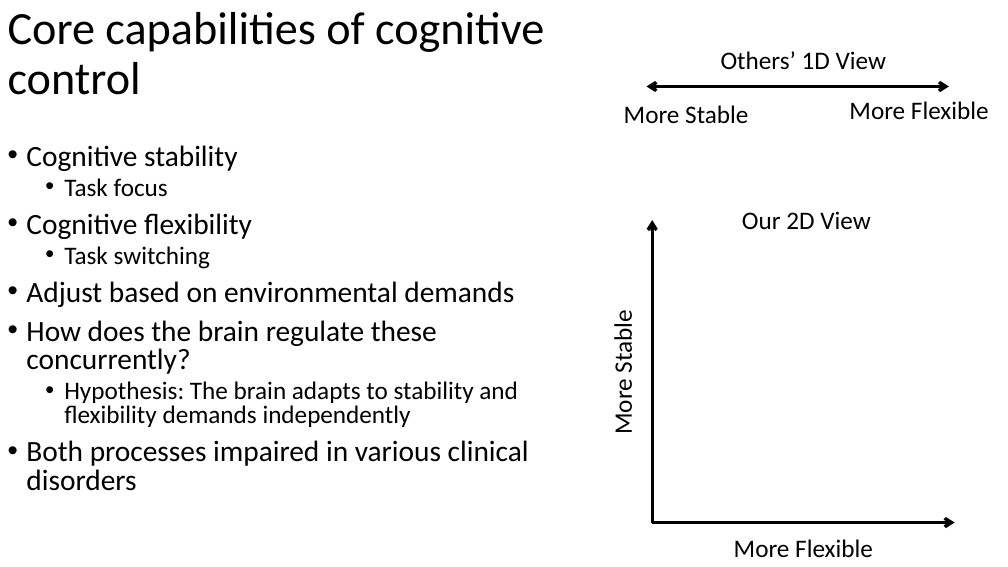
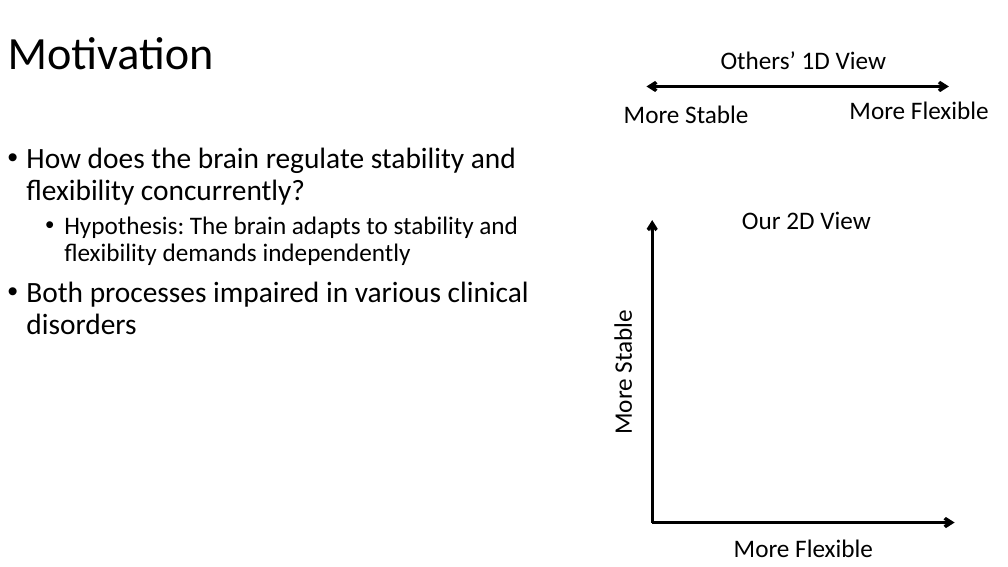
Before and after one commit to jimzhang629/third_year_talk, a slide deck: slide 16 of thirdYearTalk_JZ1.pptx (slide 18 before the commit). Drawn at 1008x567 pixels with LibreOffice and Linux fonts; fonts in the diff are those of the drawing. Boxes give left, top, right and bottom in pixels: in the first picture for what was removed or moved away, otherwise in the second. Text is boxed around its words. In the diff, an @@ line names an element or a change of style, - is before the commit and + after.

```diff
--- a/thirdYearTalk_JZ1.pptx
+++ b/thirdYearTalk_JZ1.pptx
@@ title at (x1=8, y1=37, x2=214, y2=70): text changed @@
-Core capabilities of cognitive control
+Motivation
@@ text at (x1=26, y1=147, x2=516, y2=205): text changed @@
-• Cognitive stability
-  • Task focus
-• Cognitive flexibility
-  • Task switching
-• Adjust based on environmental demands
-• How does the brain regulate these concurrently?
+• How does the brain regulate stability and flexibility concurrently?
@@ text at (x1=26, y1=216, x2=529, y2=335): line spacing 0.8 to 0.9 @@
```
Also in this commit, not shown: 4 other slides changed, 5 slides added, 10 slides removed.
